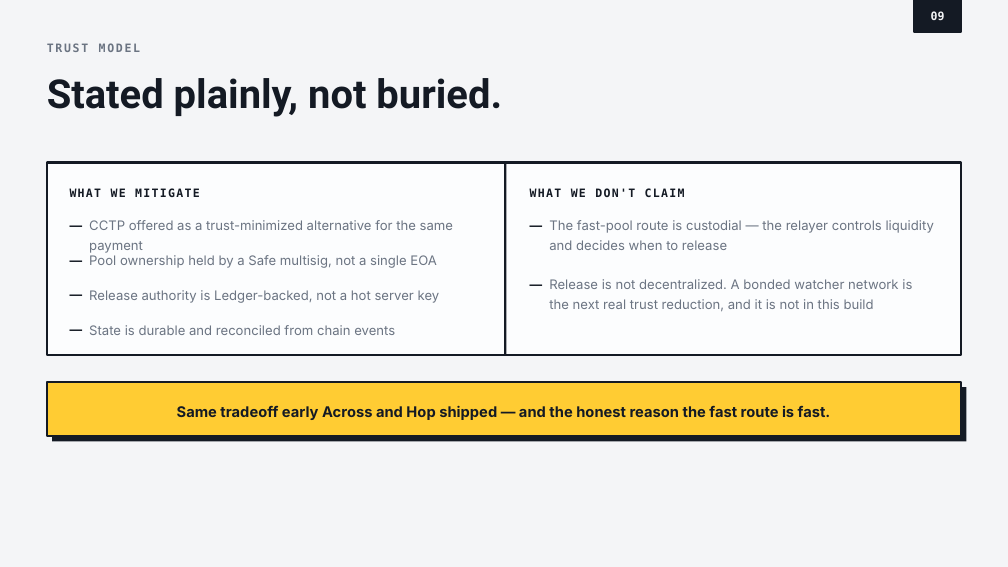
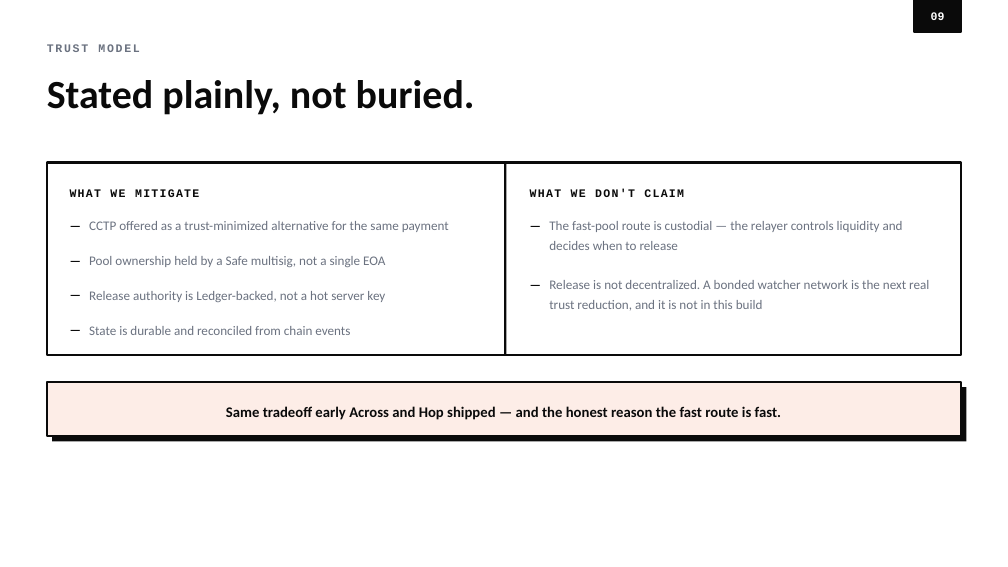
Before and after one commit to Breeja-HQ/Breeja, a slide deck: slide 9 of deck/Breeja-Pitch-Deck.pptx. Drawn at 1008x567 pixels with LibreOffice and Linux fonts; fonts in the diff are those of the drawing. Boxes give left, top, right and bottom in pixels: in the first picture for what was removed or moved away, otherwise in the second. Text is boxed around its words. In the diff, an @@ line names an element or a change of style, - is before the commit and + after.

Commit message:
docs: align font-theme.md and the deck with the frontend's real palette
font-theme.md and the deck were still describing/using the old
neo-brutalist multi-accent palette (7 named colors, hard 2px borders,
zero-blur offset shadows, square corners) from before the frontend's
actual theme landed in frontend/app/globals.css — a single coral
accent, near-black ink, white surface, soft rounded corners, Geist
fonts. Pared font-theme.md down to typography only (families, sizes,
weights, spacing, line-height); colors and layout now live solely in
globals.css. Rebuilt the pitch deck against the same palette, using
ink/muted/accent instead of hue-coding for category distinctions that
used to rely on different colors (Shipped/In flight/Next, LLM
permitted/deterministic/forbidden, Custodial/Trust-minimized).

Updated the stale font-theme.md cross-references in CONVENTIONS.md,
FRONTEND.md, and PARTNERS.md so future prompts don't reintroduce the
old system.

```diff
--- a/deck/Breeja-Pitch-Deck.pptx
+++ b/deck/Breeja-Pitch-Deck.pptx
@@ rectangle removed at [0,0,1008,567] @@
@@ rectangle "09" at [914,0,961,32]: font DejaVu Sans Mono to Courier New, text colour #F4F5F7 to #FFFFFF; fill #141A24 to #0A0A0A; outline #141A24 2.25 pt to #0A0A0A 2.25 pt @@
@@ text "TRUST MODEL" at [47,44,139,52]: font DejaVu Sans Mono to Courier New, text colour #6B7482 to #6B7280 @@
@@ text "Stated plainly, not buried." at [47,80,475,115]: font Roboto to Calibri, text colour #141A24 to #0A0A0A @@
@@ rectangle at [47,163,961,355]: fill #FCFDFE to #FFFFFF; outline #141A24 2.25 pt to #0A0A0A 2.25 pt @@
@@ rectangle at [504,163,507,355]: fill #141A24 to #0A0A0A @@
@@ text "WHAT WE MITIGATE" at [70,189,199,197]: font DejaVu Sans Mono to Courier New, text colour #141A24 to #0A0A0A @@
@@ text "WHAT WE DON'T CLAIM" at [530,189,684,197]: font DejaVu Sans Mono to Courier New, text colour #141A24 to #0A0A0A @@
@@ font Inter to Calibri, text colour #141A24 to #0A0A0A in 6 elements at [70,214,82,237], [70,249,82,271], [70,284,82,306], [70,318,82,341], [530,214,542,237], [530,273,542,296] @@
@@ font Inter to Calibri, text colour #6B7482 to #6B7280 in 6 elements at [89,221,449,232], [89,256,385,267], [89,291,385,302], [89,326,350,335], [549,221,903,250], [549,280,929,310] @@
@@ rectangle "Same tradeoff early Across and ..." at [47,382,961,436]: font Inter to Calibri, text colour #141A24 to #0A0A0A; fill #FFCC33 to #FDEDE7; outline #141A24 2.25 pt to #0A0A0A 2.25 pt @@
@@ rectangle at [52,387,966,442]: fill #141A24 to #0A0A0A @@
```
Also in this commit, not shown: 11 other slides changed, 5 other files.
